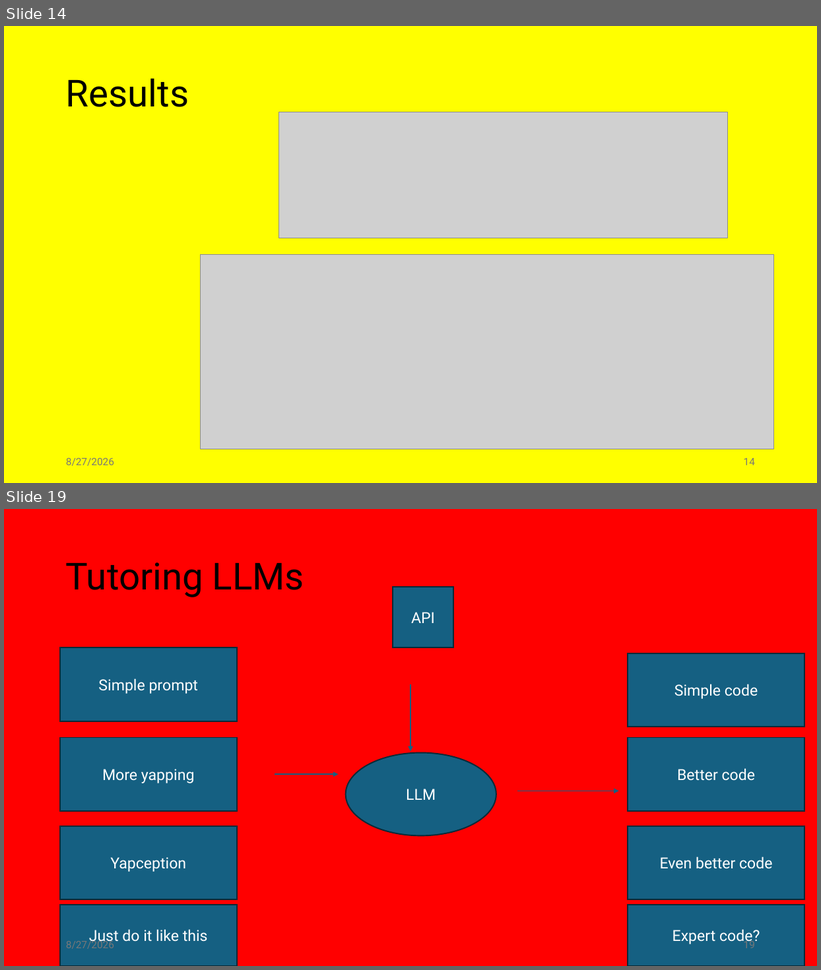
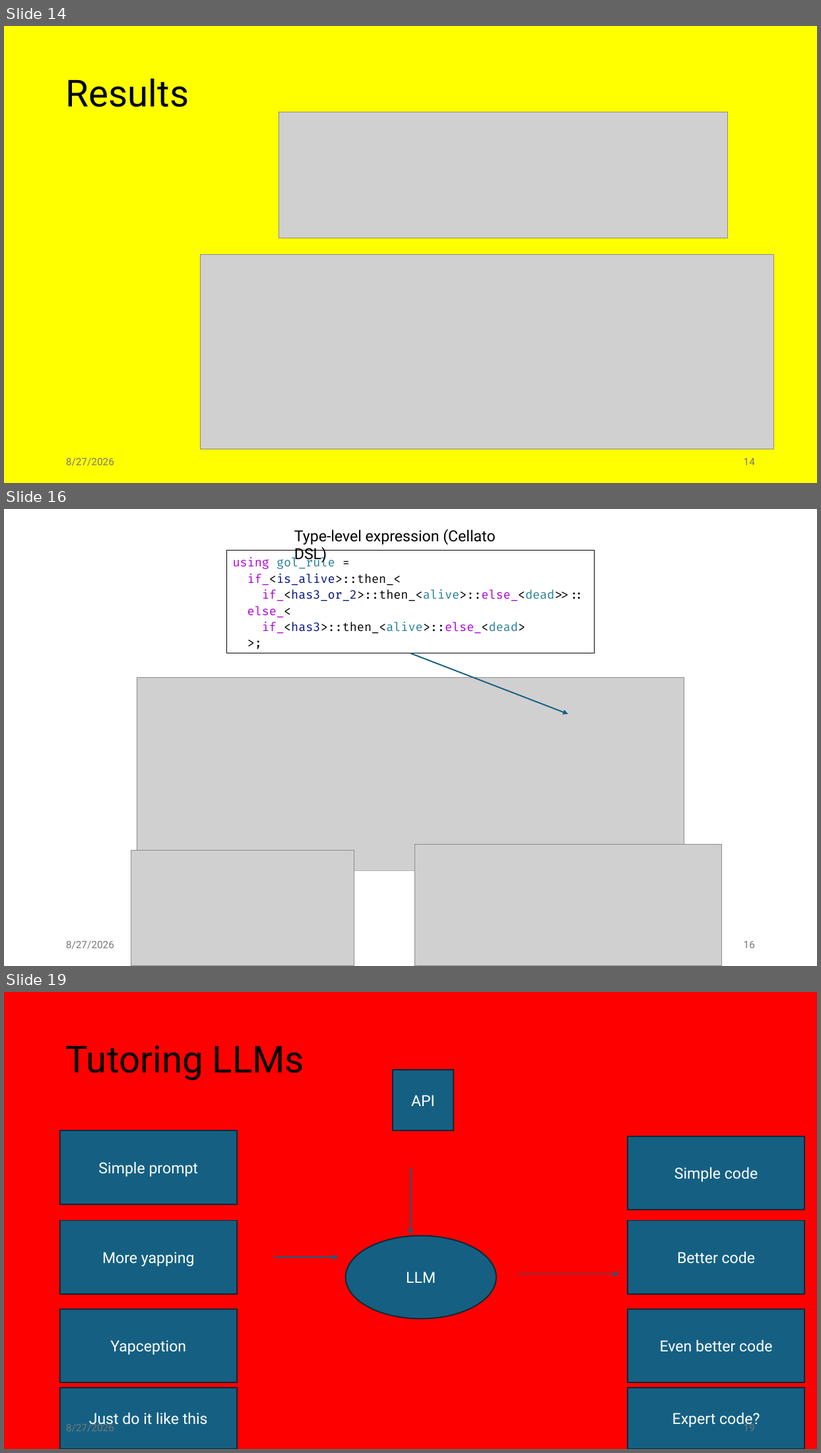
Before and after one commit to jiriklepl/phd-thesis, a slide deck: slides/Optimizing Memory Layouts and Traversal Orders in High-Performance Computing.pptx. Shown one above the other, each under a label of ours: slides 14 and 19 before the commit, slides 14, 16 and 19 after it; the slides between them are not shown. The pictures are 821x970 and 821x1453 pixels, drawn with LibreOffice and Linux fonts; fonts in the diff are those of the drawing; grey boxes stand for pictures. Boxes give left, top, right and bottom in pixels: in the first picture for what was removed or moved away, otherwise in the second. Text is boxed around its words. In the diff, an @@ line names an element or a change of style, - is before the commit and + after.

```diff
--- a/slides/Optimizing Memory Layouts and Traversal Orders in High-Performance Computing.pptx
+++ b/slides/Optimizing Memory Layouts and Traversal Orders in High-Performance Computing.pptx
@@ slide 16 added at [4, 509, 817, 966], background #FFFFFF @@
@@ text added at [294, 529, 495, 563], 18 pt, text #000000 @@
+Type-level expression (Cellato DSL)
@@ rectangle added at [226, 551, 595, 654], outline #000000 0.75 pt, 14 pt, text #000000 @@
+using gol_rule =
+if_<is_alive>::then_<
+if_<has3_or_2>::then_<alive>::else_<dead>>::
+else_<
+if_<has3>::then_<alive>::else_<dead>
+>;
@@ arrow added from (411, 654) to (568, 714), #156082 1.5 pt @@
@@ picture added at [137, 677, 684, 871] @@
@@ picture added at [415, 844, 722, 966] @@
@@ picture added at [131, 851, 354, 966] @@
@@ text added at [66, 941, 114, 949], 12 pt, text #797979 @@
+8/27/2026
@@ page number added at [744, 941, 755, 949], 12 pt, text #797979 @@
+16
```
Also in this commit, not shown: 6 slides changed, 2 other slides added, 1 slide removed.
